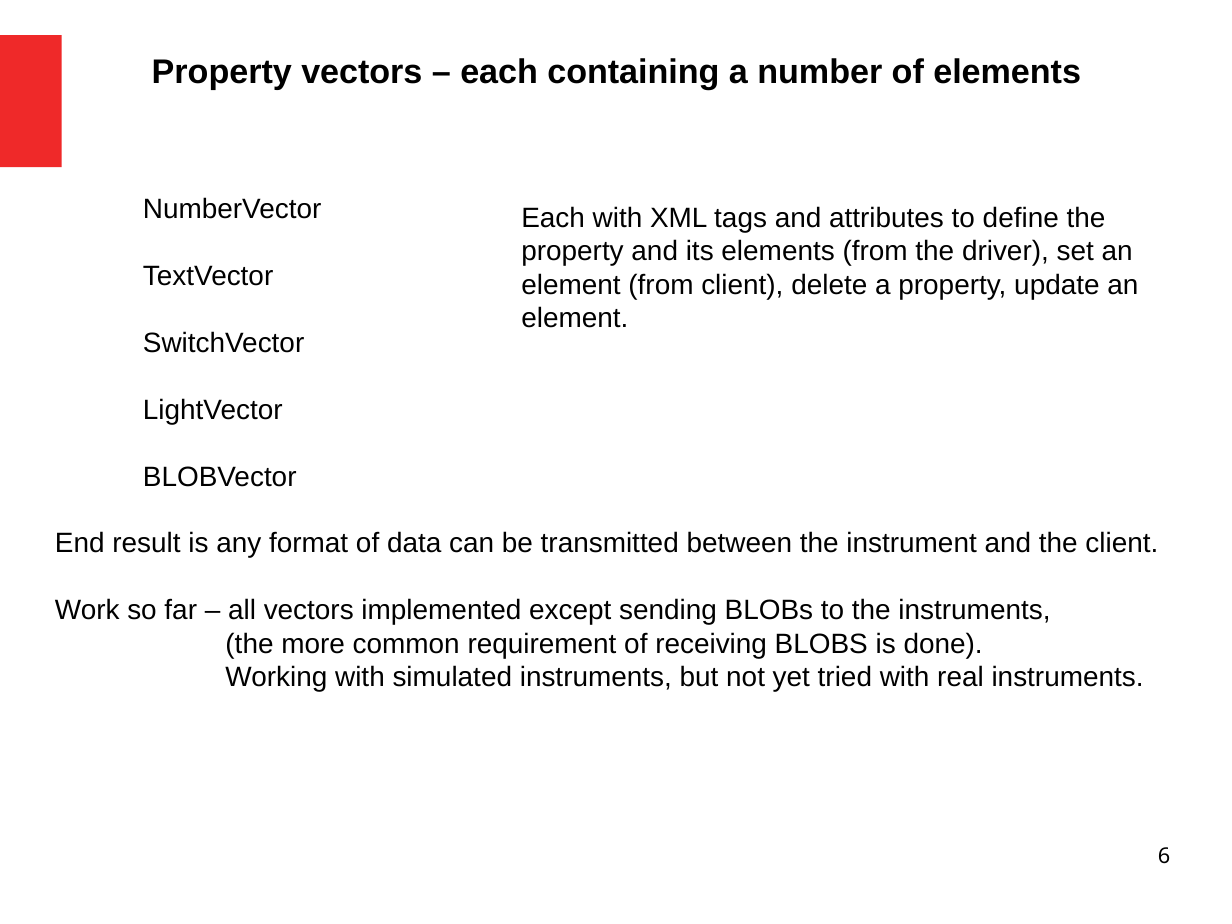
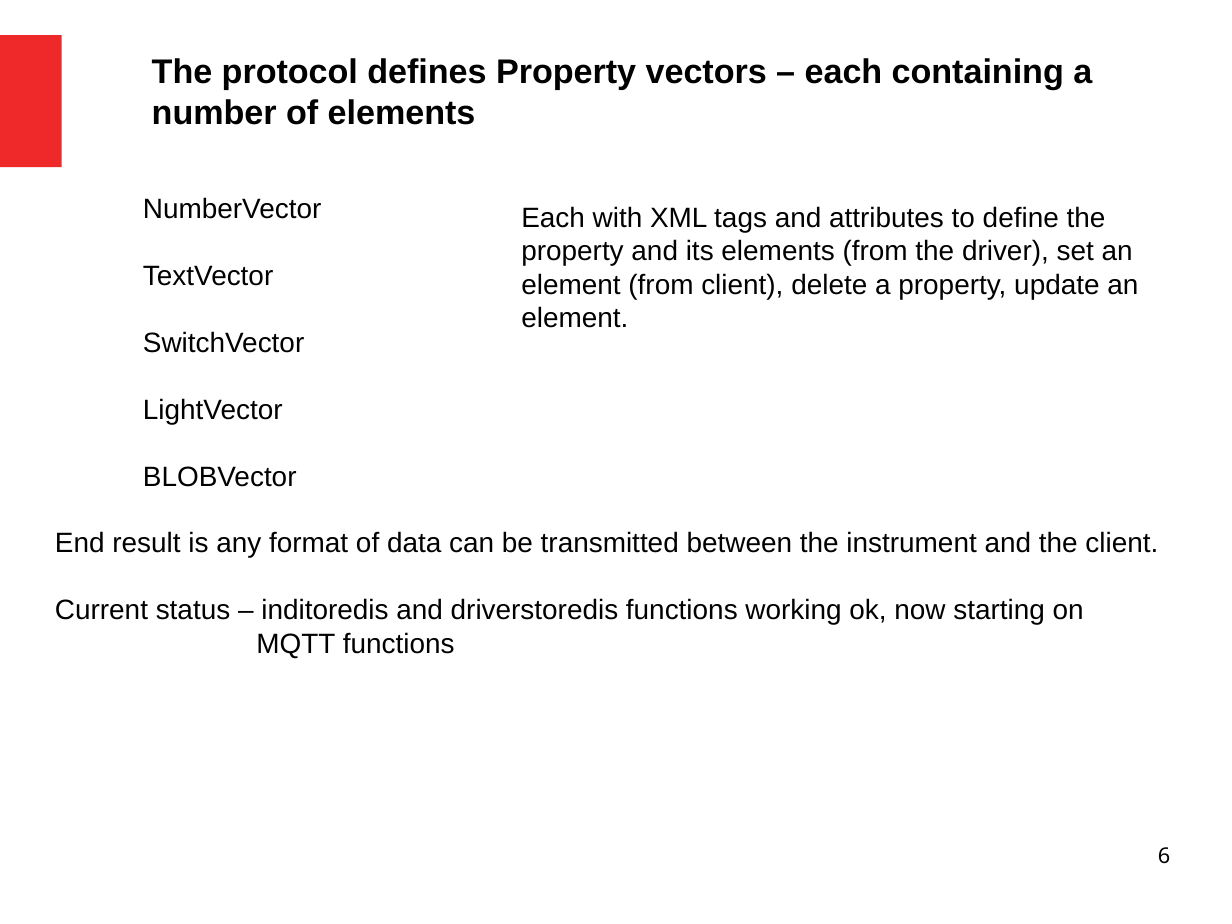
Before and after one commit to bernie-skipole/indi, a slide deck: slide 6 of indislides.odp. Drawn at 1232x924 pixels with LibreOffice and Linux fonts; fonts in the diff are those of the drawing. Boxes give left, top, right and bottom in pixels: in the first picture for what was removed or moved away, otherwise in the second. Text is boxed around its words. In the diff, an @@ line names an element or a change of style, - is before the commit and + after.

```diff
--- a/indislides.odp
+++ b/indislides.odp
@@ text at <box>152,58,1092,125</box>: text changed @@
-Property vectors – each containing a number of elements
+The protocol defines Property vectors – each containing a number of elements
@@ text at <box>55,598,1084,658</box>: text changed @@
-Work so far – all vectors implemented except sending BLOBs to the instruments,
-(the more common requirement of receiving BLOBS is done).
-Working with simulated instruments, but not yet tried with real instruments.
+Current status – inditoredis and driverstoredis functions working ok, now starting on
+MQTT functions
```
Also in this commit, not shown: 7 other slides changed, 1 slide added, 1 slide removed, 9 other files.
